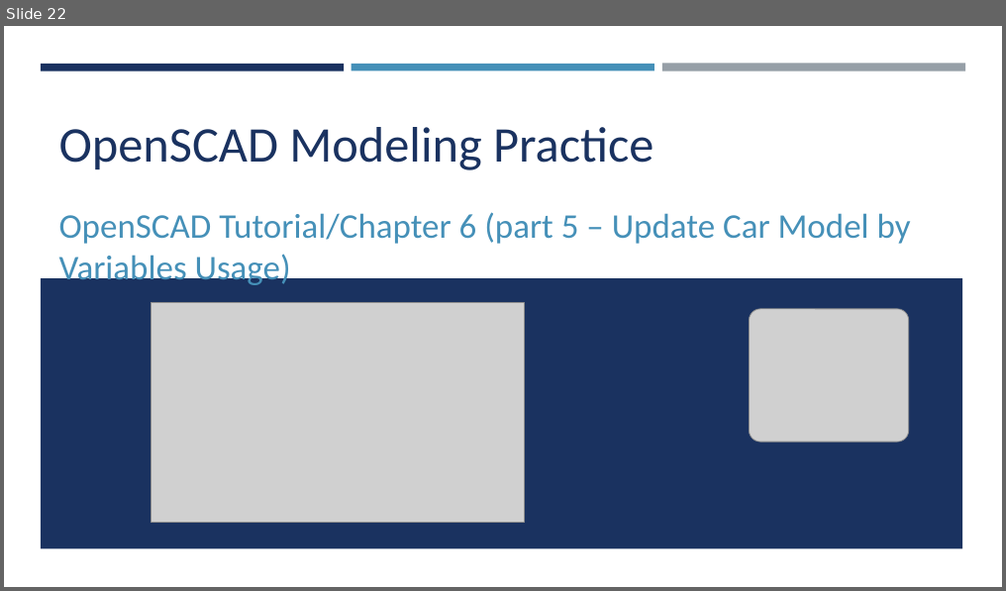
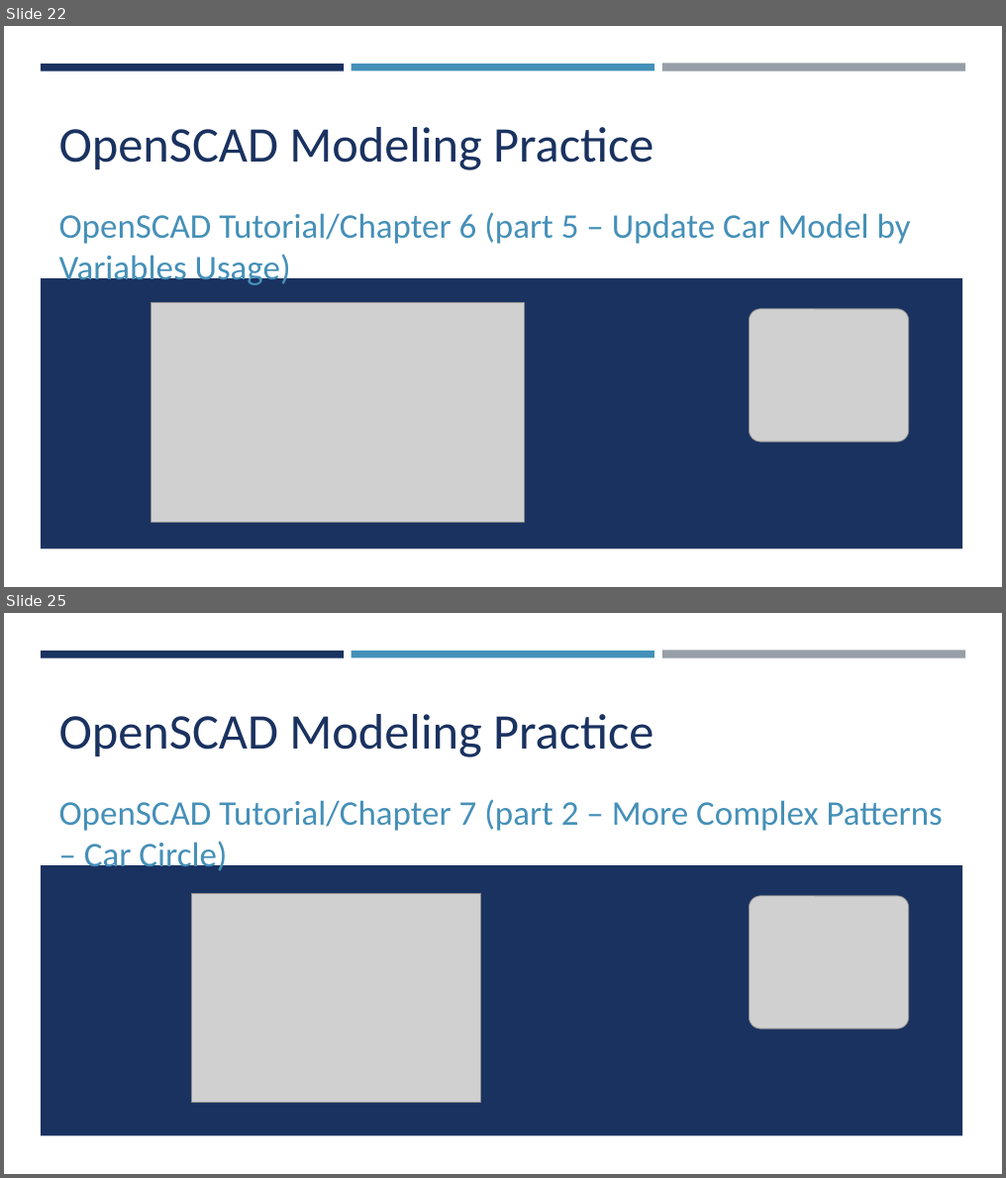
Before and after one commit to yasenstar/openscad, a slide deck: OpenSCAD.pptx. Shown one above the other, each under a label of ours: slide 22 before the commit, slides 22 and 25 after it; the slides between them are not shown. The pictures are 1006x591 and 1006x1178 pixels, drawn with LibreOffice and Linux fonts; fonts in the diff are those of the drawing; grey boxes stand for pictures. Boxes give left, top, right and bottom in pixels: in the first picture for what was removed or moved away, otherwise in the second. Text is boxed around its words. In the diff, an @@ line names an element or a change of style, - is before the commit and + after.

Commit message:
chapter 7 part 1

```diff
--- a/OpenSCAD.pptx
+++ b/OpenSCAD.pptx
@@ slide 25 added at box(4, 613, 1002, 1174), background #FFFFFF; not listed: 4 template elements that a slide beside it also shows @@
@@ title added at box(59, 714, 653, 758), 48 pt, text #1A3260 @@
+OpenSCAD Modeling Practice
@@ subtitle added at box(59, 799, 943, 875), 33.3 pt, text #4590B8 @@
+OpenSCAD Tutorial/Chapter 7 (part 2 – More Complex Patterns – Car Circle)
@@ picture added at box(191, 894, 480, 1103) @@
@@ picture added at box(748, 896, 908, 1029) @@
```
Also in this commit, not shown: 5 other slides added, 4 other files.
